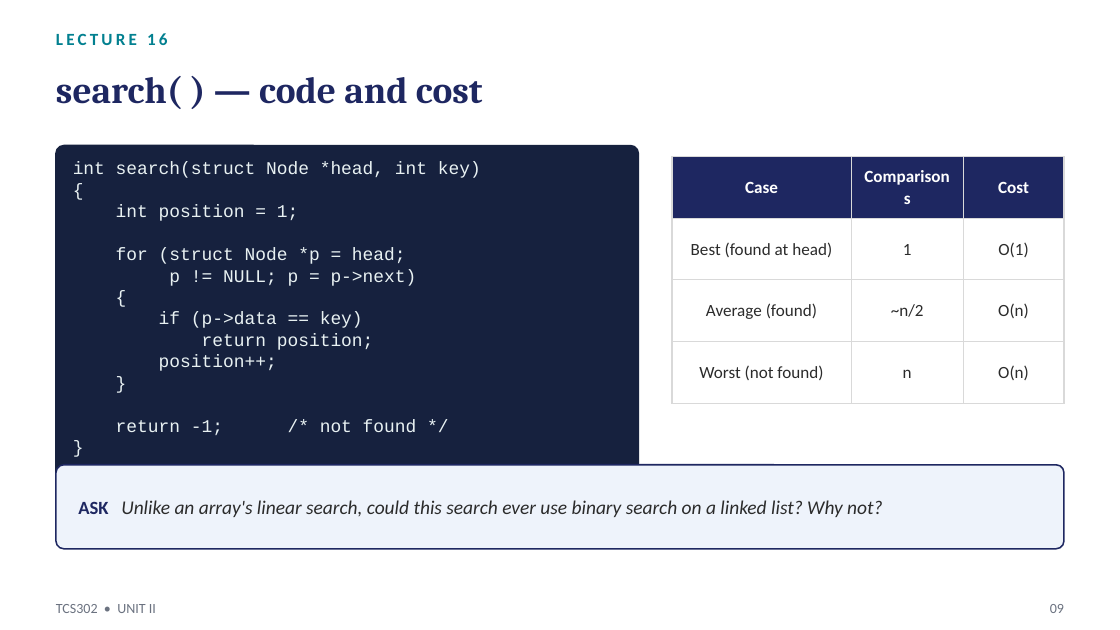
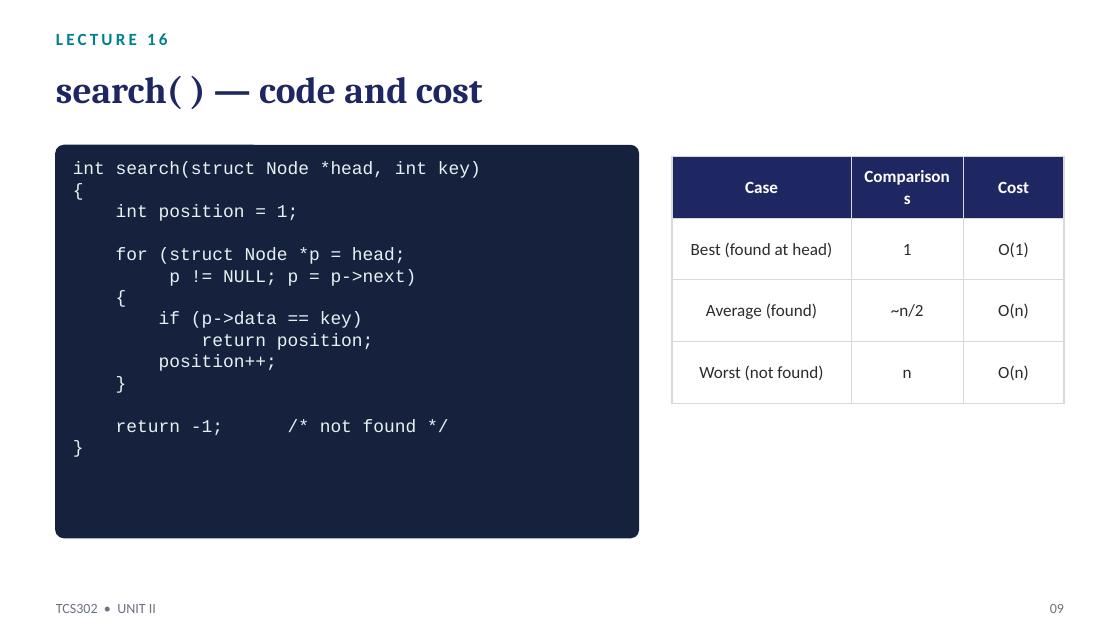
Before and after one commit to manojkaushik/manojkaushik.github.io, a slide deck: slide 9 of assets/TCS302/Unit-2/Lecture16_Creation_Traversal_Searching.pptx. Drawn at 1120x630 pixels with LibreOffice and Linux fonts; fonts in the diff are those of the drawing. Boxes give left, top, right and bottom in pixels: in the first picture for what was removed or moved away, otherwise in the second. Text is boxed around its words. In the diff, an @@ line names an element or a change of style, - is before the commit and + after.

```diff
--- a/assets/TCS302/Unit-2/Lecture16_Creation_Traversal_Searching.pptx
+++ b/assets/TCS302/Unit-2/Lecture16_Creation_Traversal_Searching.pptx
@@ rounded rectangle removed at (56,465,1064,549) @@
@@ text removed at (78,500,882,517) @@
-ASK Unlike an array's linear search, could this search ever use binary search on a linked list? Why not?
```
Also in this commit, not shown: 5 other slides changed, 46 other files.
